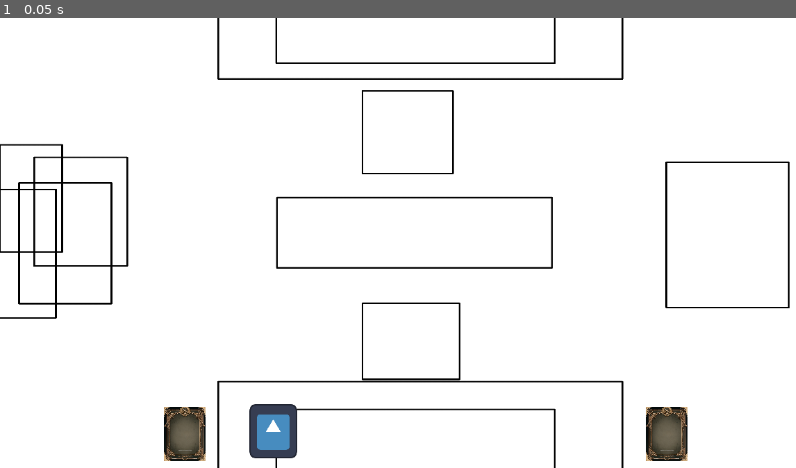
Above: before the commit, frame 1.
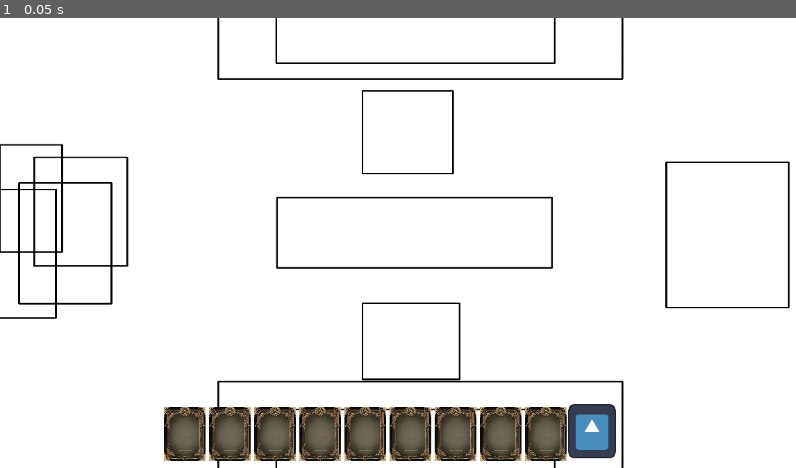
Above: after the commit, the same moment.

Repository: Egonef/ClaimOP
Game: Godot game, scene res://Tablero.tscn
The game is run twice, just before and just after one commit, with the same random seed, the same clock (stepped at 60 frames per second) and the same inputs. The engine's default icon, where the game draws it, is replaced by a stand-in: a white triangle on a blue panel in a dark square.
Inputs:
- Up to frame 1 (0.05 s): no input

The runs differ from the first frame. In frame 1, 6.5% of the frame differs, in the area x 26-87%, y 85-99%.

Commit message:
CARTAAAAAA ORGANIZADAAAAAAAAAAS

Diff:
--- a/Scripts/handManager.gd
+++ b/Scripts/handManager.gd
@@ -3,7 +3,7 @@
 
 var vectorPosiciones = []
 var possize = vectorPosiciones.size()
-
+var cont = 0
 
 func _ready():
 	GlobalSignals.locatespot.connect(on_locatespot)
@@ -19,7 +19,12 @@
 	print("Señal recibida")
 	possize = vectorPosiciones.size()
 	print(possize)
-	for n in possize:
-		vectorPosiciones[n].xposition = vectorPosiciones[n].xposition + (100*n)
-		print(vectorPosiciones[n].xposition)
-	print(vectorPosiciones[0].xposition)
+	if (cont < possize):
+		if (cont == 0):
+			vectorPosiciones[cont].xposition = vectorPosiciones[cont].xposition
+			cont = cont + 1
+		else:
+			vectorPosiciones[cont].xposition = vectorPosiciones[cont-1].xposition + 65
+			print(vectorPosiciones[cont].xposition)
+			cont = cont + 1
+			print("Valor de cont: ",cont)
--- a/Tablero.tscn
+++ b/Tablero.tscn
@@ -28,6 +28,72 @@
 shape = SubResource("RectangleShape2D_n12hp")
 
 [node name="Sprite2D" type="Sprite2D" parent="Carta"]
+scale = Vector2(0.094, 0.094)
+texture = ExtResource("2_cu1hy")
+
+[node name="Carta10" type="StaticBody2D" parent="."]
+position = Vector2(266, 215)
+script = ExtResource("2_dojjv")
+
+[node name="CollisionShape2D" type="CollisionShape2D" parent="Carta10"]
+shape = SubResource("RectangleShape2D_n12hp")
+
+[node name="Sprite2D" type="Sprite2D" parent="Carta10"]
+scale = Vector2(0.094, 0.094)
+texture = ExtResource("2_cu1hy")
+
+[node name="Carta9" type="StaticBody2D" parent="."]
+position = Vector2(266, 215)
+script = ExtResource("2_dojjv")
+
+[node name="CollisionShape2D" type="CollisionShape2D" parent="Carta9"]
+shape = SubResource("RectangleShape2D_n12hp")
+
+[node name="Sprite2D" type="Sprite2D" parent="Carta9"]
+scale = Vector2(0.094, 0.094)
+texture = ExtResource("2_cu1hy")
+
+[node name="Carta8" type="StaticBody2D" parent="."]
+position = Vector2(266, 215)
+script = ExtResource("2_dojjv")
+
+[node name="CollisionShape2D" type="CollisionShape2D" parent="Carta8"]
+shape = SubResource("RectangleShape2D_n12hp")
+
+[node name="Sprite2D" type="Sprite2D" parent="Carta8"]
+scale = Vector2(0.094, 0.094)
+texture = ExtResource("2_cu1hy")
+
+[node name="Carta7" type="StaticBody2D" parent="."]
+position = Vector2(266, 215)
+script = ExtResource("2_dojjv")
+
+[node name="CollisionShape2D" type="CollisionShape2D" parent="Carta7"]
+shape = SubResource("RectangleShape2D_n12hp")
+
+[node name="Sprite2D" type="Sprite2D" parent="Carta7"]
+scale = Vector2(0.094, 0.094)
+texture = ExtResource("2_cu1hy")
+
+[node name="Carta6" type="StaticBody2D" parent="."]
+position = Vector2(266, 215)
+script = ExtResource("2_dojjv")
+
+[node name="CollisionShape2D" type="CollisionShape2D" parent="Carta6"]
+shape = SubResource("RectangleShape2D_n12hp")
+
+[node name="Sprite2D" type="Sprite2D" parent="Carta6"]
+scale = Vector2(0.094, 0.094)
+texture = ExtResource("2_cu1hy")
+
+[node name="Carta5" type="StaticBody2D" parent="."]
+position = Vector2(266, 215)
+script = ExtResource("2_dojjv")
+
+[node name="CollisionShape2D" type="CollisionShape2D" parent="Carta5"]
+shape = SubResource("RectangleShape2D_n12hp")
+
+[node name="Sprite2D" type="Sprite2D" parent="Carta5"]
 scale = Vector2(0.094, 0.094)
 texture = ExtResource("2_cu1hy")
 
